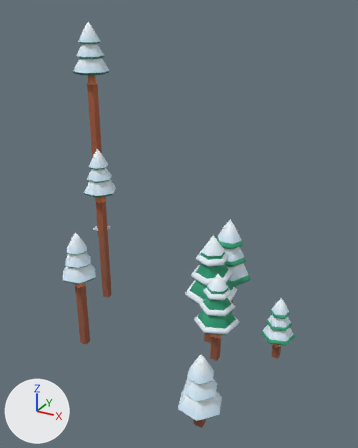
An edit to the glTF model public/assets/toycar/set-avalanche-forest-e-lite.glb, drawn before and after from the same camera.
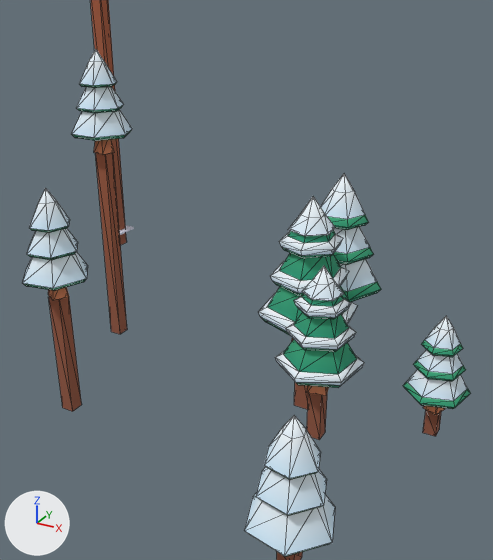
There are two pictures of each version: one whole from a 50 mm camera at (15.3, -21.5, 15.4) aimed at (3.7, -0.5, 4.8), one close up from a 50 mm camera at (12.8, -17.0, 10.3) aimed at (5.1, -3.0, 3.3). Every picture has the same lights, and +X, +Y and +Z are marked at lower left. The last two pictures show the newer version. The close-ups show mesh edges as thin lines. Where no turn or scale is listed for an object, it has been applied to the vertices. Vertices at exactly the same position are counted once.

The first close-up shows 'pines' and 1 more.
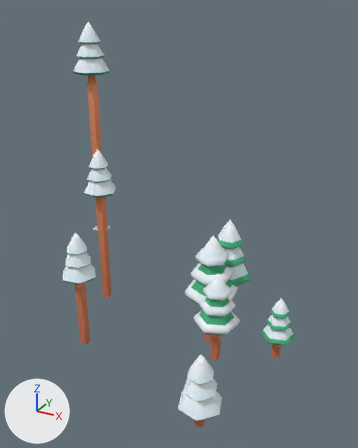
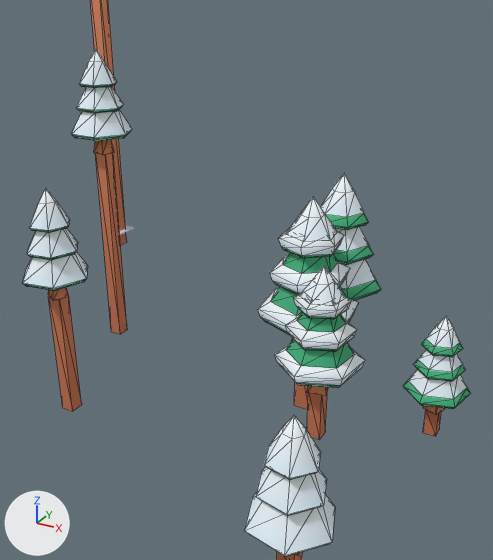
Where the change shows, as pixel boxes [x1, y1, x2, y2] in the close-ups (493 x 560 px; the box of a moved part takes in the faces that stretch with it):
'pines', reshaped, surface changed
    both: [23, 0, 471, 560]
part 1 of me_pines, moved or reshaped
    before: [259, 214, 364, 386]
    after: [258, 214, 365, 386]
part 2 of me_pines, surface changed
    both: [23, 0, 470, 560]

Diff of the bpy script that builds the scene:
```diff
--- a/public/assets/toycar/set-avalanche-forest-e-lite.glb.py
+++ b/public/assets/toycar/set-avalanche-forest-e-lite.glb.py
@@ me_pines @@
 me_pines.from_pydata(...)  # 748 vertices, 1336 faces; spans x -1.1..17.1, y -14.1..1.2, z -11.3..3.9
 # used by ob_pines; location = (-6.4, 5.8, 10.56)
+# me_pines part 1: 96 of 748 vertices moved; they spanned x 11.6..14.7, y -10.2..-6.5, z -8.9..-6.0 and now span x 11.5..14.7, y -10.2..-6.4, z -8.8..-6.0; mean shift (0.0, 0.0, 0.1); largest move (12.7, -7.0, -7.1) -> (12.7, -7.1, -7.0)
+# me_pines part 2: texture (UV) coordinates of 1272 of 1336 faces, centred in x -1.0..17.0, y -14.0..1.0, z -11.3..3.6, changed; they spanned u 0.22..0.84, v 0.09..0.98 and now span u 0.22..0.72, v 0.09..0.99
 me_pines.materials.append(mat_colormap)
```
